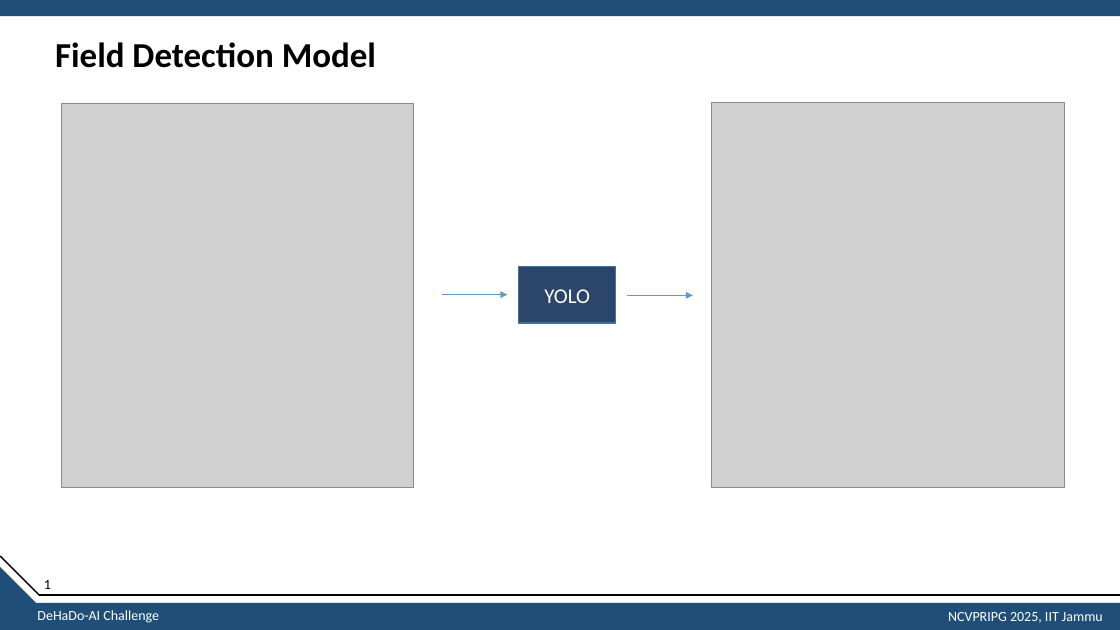
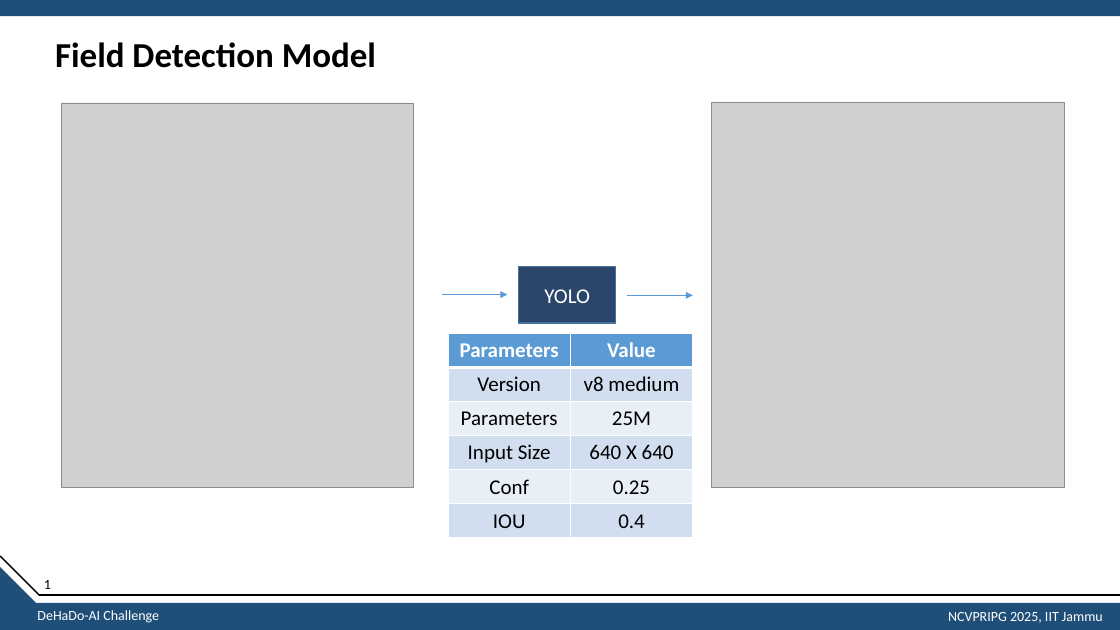
Before and after one commit to sathishkumartheta/tokenwise-dehado-ai, a slide deck: slide 8 of submission/Presentation.pptx. Drawn at 1120x630 pixels with LibreOffice and Linux fonts; fonts in the diff are those of the drawing; grey boxes stand for pictures. Boxes give left, top, right and bottom in pixels: in the first picture for what was removed or moved away, otherwise in the second. Text is boxed around its words. In the diff, an @@ line names an element or a change of style, - is before the commit and + after.

```diff
--- a/submission/Presentation.pptx
+++ b/submission/Presentation.pptx
@@ table added at (448,334,693,538), 6 rows, 2 columns @@
+Parameters | Value
+Version | v8 medium
+Parameters | 25M
+Input Size | 640 X 640
+Conf | 0.25
+IOU | 0.4
```
Also in this commit, not shown: 4 other slides changed.
